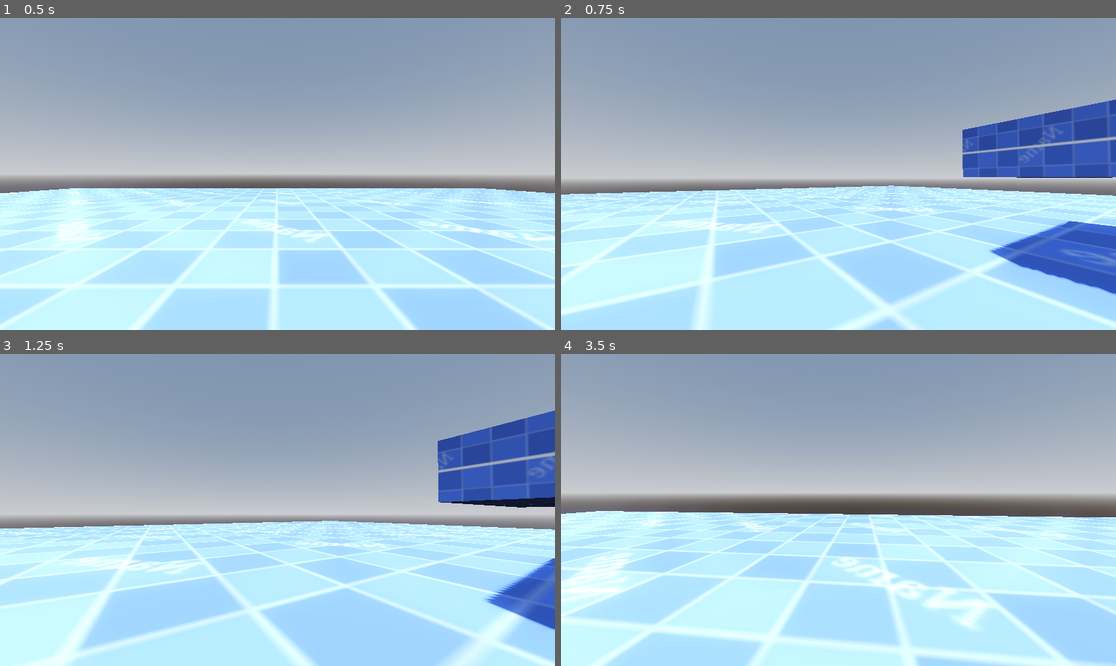
Above: before the commit, frames 1-4 (two rows, left to right).
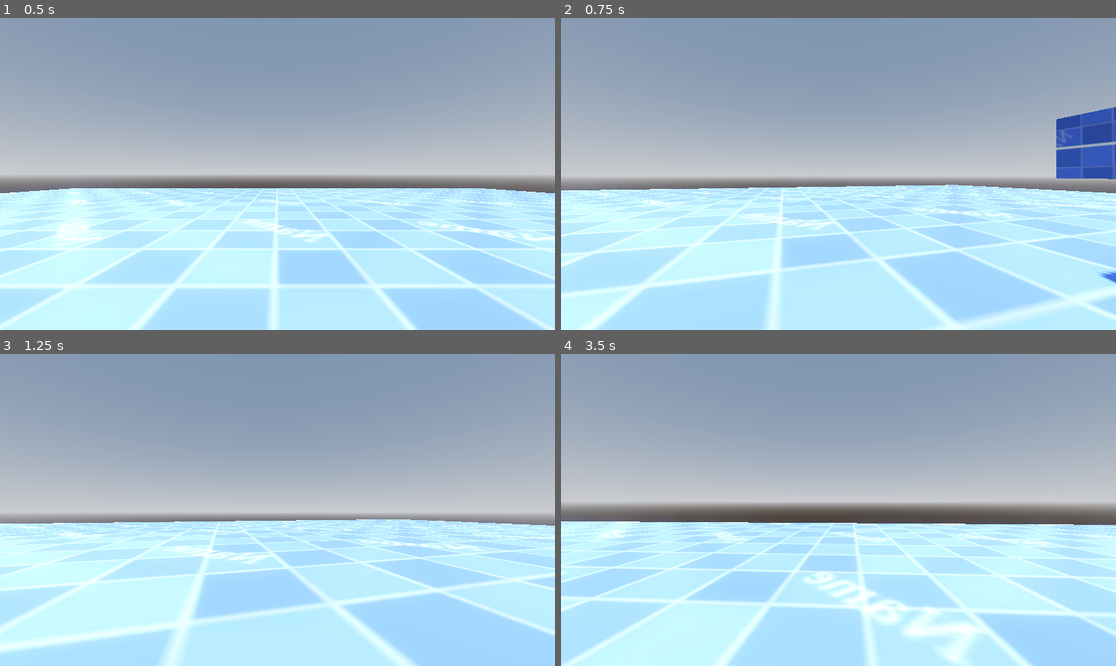
Above: after the commit, the same moments.

Repository: eben-vranken/warehouse-apocalypse
Game: Godot game, scene res://Scenes/debug.tscn
The game is run twice, just before and just after one commit, with the same random seed, the same clock (stepped at 60 frames per second) and the same inputs.
Inputs (mouse positions are in pixels of both pictures, inside the frame that each line leads up to):
- Up to frame 1 (0.5 s): no input
- Up to frame 2 (0.75 s): tap Enter at 0.5 s; move the mouse to (866, 174) at 0.52 s; hold W (walk_forward) from 0.53 s (still down); hold Ctrl (crouch) from 0.53 s (still down)
- Up to frame 3 (1.25 s): keep holding W (walk_forward); keep holding Ctrl (crouch); tap E (interact, bound only after the commit) at 0.8 s
- Up to frame 4 (3.5 s): keep holding W (walk_forward); move the mouse to (810, 510) at 1.27 s; release Ctrl (crouch) at 1.28 s; tap E (interact, bound only after the commit) at 1.35, 2.3 s; tap Ctrl (crouch) at 1.55, 3.05 s; move the mouse to (849, 503) at 2.02 s; hold Ctrl (crouch) 2.03-2.78 s; move the mouse to (832, 516) at 2.77 s; tap Shift (sprint) at 2.85 s

Frame 1 is identical in both runs. In frame 2, 22% of the frame differs, in the area x 0-100%, y 26-100%; in frame 3, 25%; in frame 4, 27%, in the area x 0-100%, y 44-100%.

Commit message:
Added box pickup and drop

Diff:
--- /dev/null
+++ b/Prefabs/Interactables/box.tscn
@@ -0,0 +1,27 @@
+[gd_scene load_steps=5 format=3 uid="uid://celh1i1lj3kw7"]
+
+[ext_resource type="Script" uid="uid://ccr0x3exw4brs" path="res://Scripts/Interactables/box.gd" id="1_6quiw"]
+
+[sub_resource type="BoxShape3D" id="BoxShape3D_82p12"]
+size = Vector3(0.5, 0.5, 0.5)
+
+[sub_resource type="BoxMesh" id="BoxMesh_d5lxp"]
+size = Vector3(0.5, 0.5, 0.5)
+
+[sub_resource type="BoxShape3D" id="BoxShape3D_nr8re"]
+size = Vector3(0.5, 0.5, 0.5)
+
+[node name="Box" type="RigidBody3D"]
+collision_mask = 5
+
+[node name="Area3D" type="Area3D" parent="." groups=["box"]]
+script = ExtResource("1_6quiw")
+
+[node name="CollisionShape3D" type="CollisionShape3D" parent="Area3D"]
+shape = SubResource("BoxShape3D_82p12")
+
+[node name="MeshInstance3D" type="MeshInstance3D" parent="."]
+mesh = SubResource("BoxMesh_d5lxp")
+
+[node name="CollisionShape3D" type="CollisionShape3D" parent="."]
+shape = SubResource("BoxShape3D_nr8re")
--- a/Prefabs/Player/player.tscn
+++ b/Prefabs/Player/player.tscn
@@ -1,15 +1,20 @@
-[gd_scene load_steps=5 format=3 uid="uid://dham7qqtqgthe"]
+[gd_scene load_steps=7 format=3 uid="uid://dham7qqtqgthe"]
 
 [ext_resource type="Script" uid="uid://btrjnonm4van5" path="res://Scripts/Player/player_movement.gd" id="1_6dc14"]
+[ext_resource type="Script" uid="uid://dx1aoht1864qe" path="res://Scripts/Player/player_interaction.gd" id="2_hnwp3"]
 
 [sub_resource type="CapsuleMesh" id="CapsuleMesh_3d4pw"]
 
 [sub_resource type="CapsuleShape3D" id="CapsuleShape3D_3d4pw"]
 
+[sub_resource type="SphereShape3D" id="SphereShape3D_6dc14"]
+radius = 0.4
+
 [sub_resource type="CapsuleShape3D" id="CapsuleShape3D_6dc14"]
 height = 1.0
 
-[node name="Player" type="CharacterBody3D"]
+[node name="Player" type="CharacterBody3D" groups=["player"]]
+collision_layer = 2
 script = ExtResource("1_6dc14")
 
 [node name="StandingMesh" type="MeshInstance3D" parent="."]
@@ -21,6 +26,15 @@
 [node name="Neck" type="Node3D" parent="."]
 transform = Transform3D(1, 0, 0, 0, 1, 0, 0, 0, 1, 0, 0.75, 0)
 
+[node name="Hold Point" type="Node3D" parent="Neck"]
+transform = Transform3D(1, 0, 0, 0, 1, 0, 0, 0, 1, 0, -0.55, -0.9)
+script = ExtResource("2_hnwp3")
+
+[node name="Interact Zone" type="Area3D" parent="Neck/Hold Point"]
+
+[node name="CollisionShape3D" type="CollisionShape3D" parent="Neck/Hold Point/Interact Zone"]
+shape = SubResource("SphereShape3D_6dc14")
+
 [node name="Camera3D" type="Camera3D" parent="Neck"]
 
 [node name="CrouchingCollision" type="CollisionShape3D" parent="."]
--- a/Scenes/debug.tscn
+++ b/Scenes/debug.tscn
@@ -1,7 +1,8 @@
-[gd_scene load_steps=8 format=3 uid="uid://o7hn0wxak4lq"]
+[gd_scene load_steps=9 format=3 uid="uid://o7hn0wxak4lq"]
 
 [ext_resource type="Texture2D" uid="uid://dek5w5g1x5y26" path="res://Assets/Textures/Debug/blue_square.png" id="1_raf04"]
 [ext_resource type="PackedScene" uid="uid://dham7qqtqgthe" path="res://Prefabs/Player/player.tscn" id="2_axs6p"]
+[ext_resource type="PackedScene" uid="uid://celh1i1lj3kw7" path="res://Prefabs/Interactables/box.tscn" id="3_5k3ys"]
 
 [sub_resource type="ProceduralSkyMaterial" id="ProceduralSkyMaterial_axs6p"]
 sky_horizon_color = Color(0.66224277, 0.6717428, 0.6867428, 1)
@@ -36,6 +37,7 @@
 [node name="CSGBox3D" type="CSGBox3D" parent="."]
 transform = Transform3D(1, 0, 0, 0, 1, 0, 0, 0, 1, 0, -0.1, 0)
 material_override = SubResource("StandardMaterial3D_axs6p")
+use_collision = true
 size = Vector3(50, 0.2, 50)
 
 [node name="Player" parent="." instance=ExtResource("2_axs6p")]
@@ -45,4 +47,9 @@
 transform = Transform3D(1, 0, 0, 0, 1, 0, 0, 0, 1, 7, 1.8, 0)
 material_override = SubResource("StandardMaterial3D_5k3ys")
 use_collision = true
+collision_mask = 7
 size = Vector3(5, 1, 5)
+
+[node name="Box" parent="." instance=ExtResource("3_5k3ys")]
+transform = Transform3D(1, 0, 0, 0, 1, 0, 0, 0, 1, 2.3264406, 1.6, -0.6045368)
+gravity_scale = 0.0
--- /dev/null
+++ b/Scripts/Interactables/box.gd
@@ -0,0 +1,60 @@
+extends Node
+
+var target: Node3D
+var being_held := false
+
+var stiffness := 100.0
+var damping := 8.0
+
+@onready var box: RigidBody3D = $".."
+@onready var box_collision: CollisionShape3D = $"../CollisionShape3D"
+
+func _ready():
+	var player: CharacterBody3D = get_tree().get_first_node_in_group("player")
+	if player:
+		target = player.get_node("Neck/Hold Point")
+		target.pick_up.connect(_on_pickup)
+		target.drop_item.connect(_on_drop_item)
+
+func _input(event: InputEvent) -> void:
+	if event is InputEventKey:
+		if Input.is_action_just_pressed("interact") and being_held:
+			being_held = false
+
+func _on_pickup():
+	being_held = true
+	box.gravity_scale = 0
+
+	box.set_collision_layer_value(1, false)
+	box.set_collision_layer_value(3, true)
+
+func _on_drop_item():
+	being_held = false
+	box.gravity_scale = 1.0
+
+	box.set_collision_layer_value(1, true)
+	box.set_collision_layer_value(3, false)
+
+
+func _physics_process(delta):
+	if being_held:
+		# Position match
+		var pos_error = target.global_position - box.global_position
+		var vel_error = -box.linear_velocity
+
+		var force = pos_error * stiffness + vel_error * damping
+		box.apply_central_force(force)
+
+		# Rotation match
+		var parent_rot = target.global_rotation
+		var box_rot = box.global_rotation
+
+		var target_yaw = parent_rot.y
+		var target_pitch = 0.0
+		var target_roll = 0.0
+
+		var new_pitch = lerp_angle(box_rot.x, target_pitch, 50.0 * delta)
+		var new_yaw = lerp_angle(box_rot.y, target_yaw, 50.0 * delta)
+		var new_roll = lerp_angle(box_rot.z, target_roll, 50.0 * delta)
+
+		box.global_rotation = Vector3(new_pitch, new_yaw, new_roll)
--- /dev/null
+++ b/Scripts/Player/player_interaction.gd
@@ -0,0 +1,29 @@
+extends Node3D
+
+var holding_item: bool = false
+@onready var interact_zone: Area3D = $"Interact Zone"
+
+signal pick_up()
+signal drop_item()
+@onready var hold_point: Node3D = $"."
+var is_holding: bool = false
+
+func _input(event: InputEvent) -> void:
+	if event is InputEventKey:
+		if Input.is_action_just_pressed("interact") and not is_holding:
+			var overlapping_areas: Array[Area3D] = interact_zone.get_overlapping_areas()
+
+			for area in overlapping_areas:
+				if area.is_in_group("box"):
+					holding_item = true
+					pick_up.emit()
+					is_holding = true
+
+		elif Input.is_action_just_pressed("interact") and is_holding:
+			var overlapping_areas: Array[Area3D] = interact_zone.get_overlapping_areas()
+
+			for area in overlapping_areas:
+				if area.is_in_group("box"):
+					holding_item = true
+					drop_item.emit()
+					is_holding = false
--- a/Scripts/Player/player_movement.gd
+++ b/Scripts/Player/player_movement.gd
@@ -10,10 +10,14 @@
 var current_speed: float = WALK_SPEED
 
 # Camera variables
-const MOUSE_SENSITIVITY: float = 0.005
+const MOUSE_SENSITIVITY: float = 0.0025
 const MOUSE_LOOK_UP_CLAMP: float = deg_to_rad(-80)
 const MOUSE_LOOK_DOWN_CLAMP: float = deg_to_rad(90)
 const CAMERA_ACCELERATION: float = 6.0
+
+var wobble: float = 0.0
+var wobble_speed:float = 8.0
+var wobble_amount: float = 0.01
 
 @onready var neck: Node3D = $Neck
 var neck_position: Vector3
@@ -55,7 +59,24 @@
 		crouching = false
 		sprinting = false
 
-	# Calculate current speed
+	# Apply crouch
+	if crouching:
+		crouching_collision.disabled = false
+		standing_collision.disabled = true
+		neck_position = NECK_CROUCHING_POSITION
+	elif standing_check.is_colliding():
+		crouching_collision.disabled = false
+		standing_collision.disabled = true
+		neck_position = NECK_CROUCHING_POSITION
+		crouching = true
+	else:
+		crouching_collision.disabled = true
+		standing_collision.disabled = false
+		neck_position = NECK_STANDING_POSITION
+
+	neck.position = lerp(neck.position, neck_position, CAMERA_ACCELERATION * delta)
+
+		# Calculate current speed
 	current_speed = CROUCH_SPEED if crouching else SPRINT_SPEED if sprinting else WALK_SPEED
 
 	# Calculate movement vector
@@ -69,21 +90,6 @@
 	else:
 		velocity = lerp(velocity, Vector3.ZERO, DEACCELERATION * delta)
 
-	# Apply crouch
-	if crouching:
-		crouching_collision.disabled = false
-		standing_collision.disabled = true
-		neck_position = NECK_CROUCHING_POSITION
-	elif standing_check.is_colliding():
-		crouching_collision.disabled = false
-		standing_collision.disabled = true
-		neck_position = NECK_CROUCHING_POSITION
-	else:
-		crouching_collision.disabled = true
-		standing_collision.disabled = false
-		neck_position = NECK_STANDING_POSITION
-
-	neck.position = lerp(neck.position, neck_position, CAMERA_ACCELERATION * delta)
 
 	# Apply movement
 	move_and_slide()
@@ -91,3 +97,10 @@
 	# Apply camera movement
 	neck.rotation.x = look_input.x
 	rotation.y = -look_input.y
+
+	if input_direction != Vector2.ZERO:
+		wobble += wobble_speed * delta
+	else:
+		wobble = lerp(wobble, 0.0, 5.0 * delta)
+
+	neck.position.y += sin(wobble) * wobble_amount
--- a/project.godot
+++ b/project.godot
@@ -19,6 +19,10 @@
 
 window/size/viewport_width=1920
 window/size/viewport_height=1080
+
+[global_group]
+
+box=""
 
 [input]
 
@@ -52,3 +56,12 @@
 "events": [Object(InputEventKey,"resource_local_to_scene":false,"resource_name":"","device":-1,"window_id":0,"alt_press …(195 unchanged characters)…
 ]
 }
+interact={
+"deadzone": 0.2,
+"events": [Object(InputEventKey,"resource_local_to_scene":false,"resource_name":"","device":-1,"window_id":0,"alt_pressed":false,"shift_pressed":false,"ctrl_pressed":false,"meta_pressed":false,"pressed":false,"keycode":0,"physical_keycode":69,"key_label":0,"unicode":101,"location":0,"echo":false,"script":null)
+]
+}
+
+[layer_names]
+
+3d_physics/layer_2="Player"
Not shown, added: Scripts/Interactables/box.gd.uid
Not shown, added: Scripts/Player/player_interaction.gd.uid
